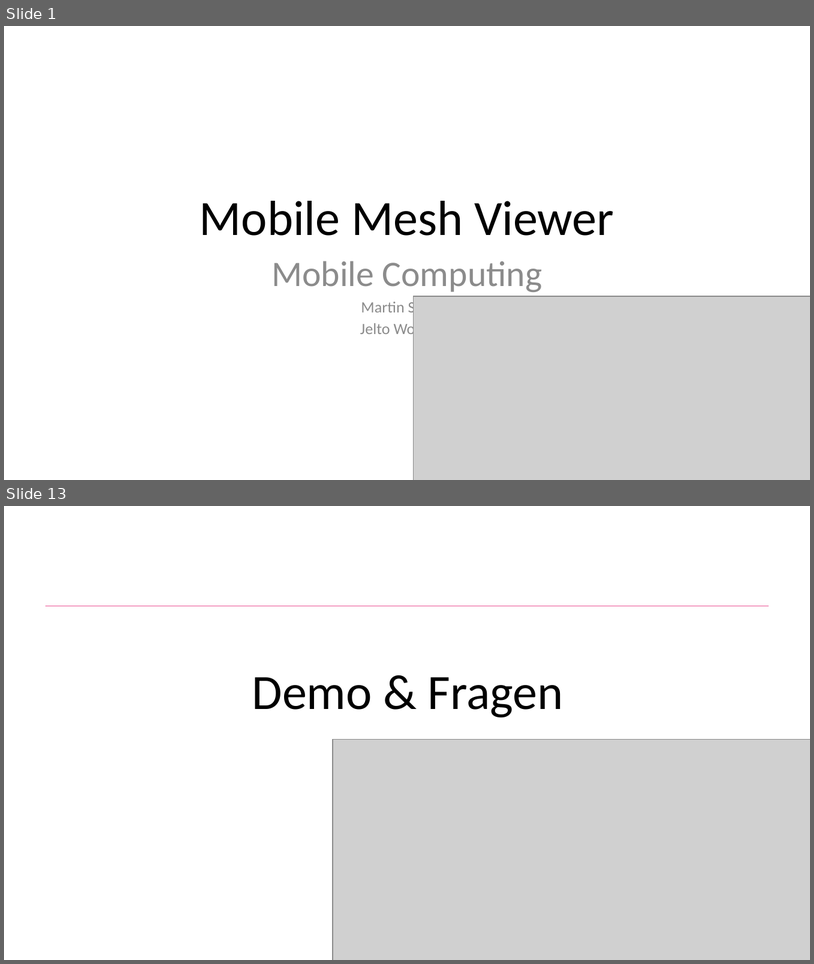
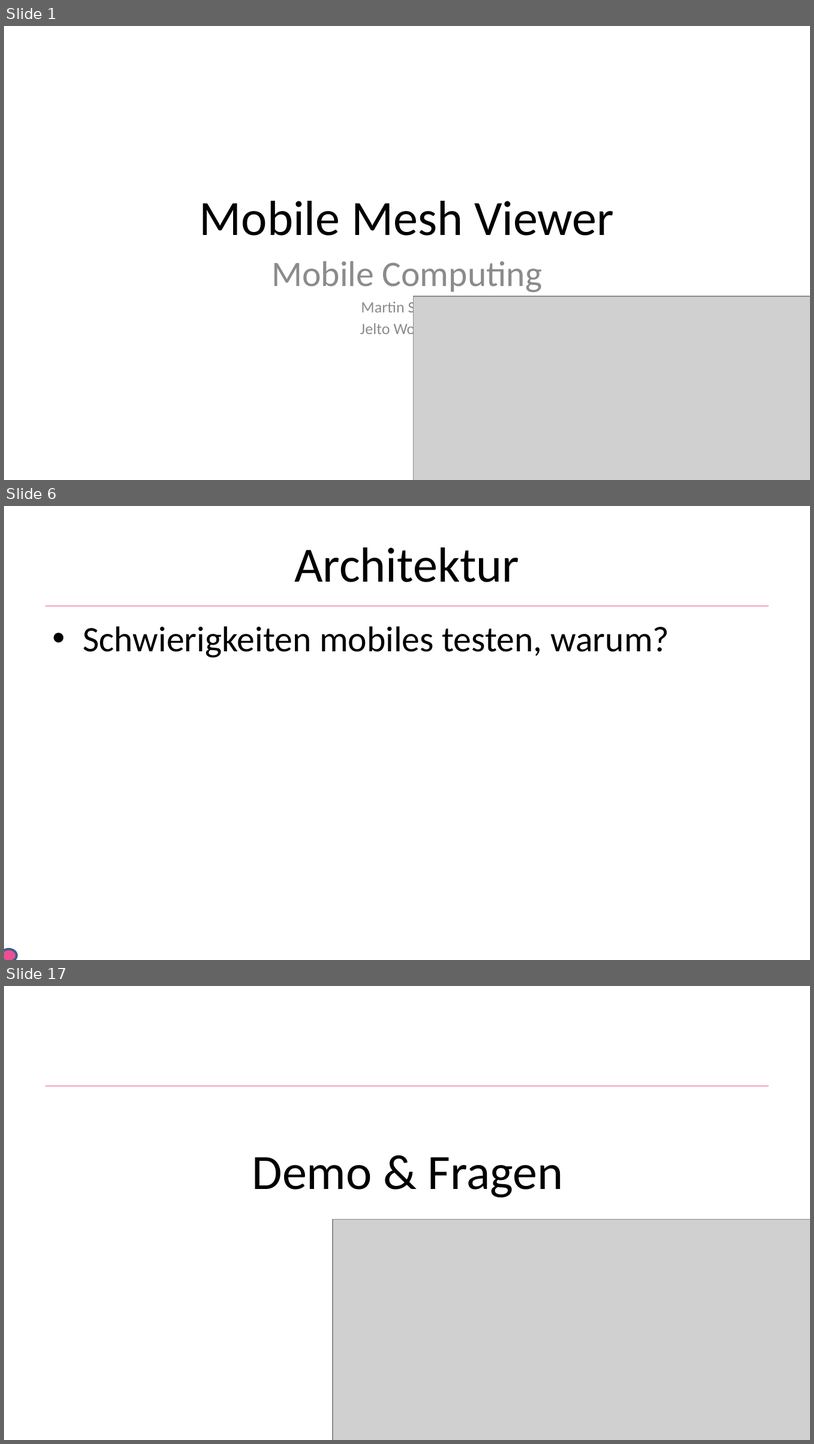
Before and after one commit to He1md4ll/MobileMeshViewer, a slide deck: docs/mobile_meshviewer_praezi.pptx. Shown one above the other, each under a label of ours: slides 1 and 13 before the commit, slides 1, 6 and 17 after it; the slides between them are not shown. The pictures are 814x964 and 814x1444 pixels, drawn with LibreOffice and Linux fonts; fonts in the diff are those of the drawing; grey boxes stand for pictures; background and template pictures are left out. Boxes give left, top, right and bottom in pixels: in the first picture for what was removed or moved away, otherwise in the second. Text is boxed around its words. In the diff, an @@ line names an element or a change of style, - is before the commit and + after.

```diff
--- a/docs/mobile_meshviewer_praezi.pptx
+++ b/docs/mobile_meshviewer_praezi.pptx
@@ slide 6 added at box(4, 506, 810, 960), background #FFFFFF; not listed: 1 template element that a slide beside it also shows @@
@@ title added at box(294, 547, 519, 582), 44 pt, text #000000 @@
+Architektur
@@ text added at box(83, 626, 669, 658), 32 pt, text #000000 @@
+• Schwierigkeiten mobiles testen, warum?
@@ ellipse added at box(4, 949, 17, 960), fill #EA5092, outline #3A5F8C 2 pt @@
@@ what was slide 13 is now slide 17 @@
```
Also in this commit, not shown: 11 slides changed, 4 other slides added.
